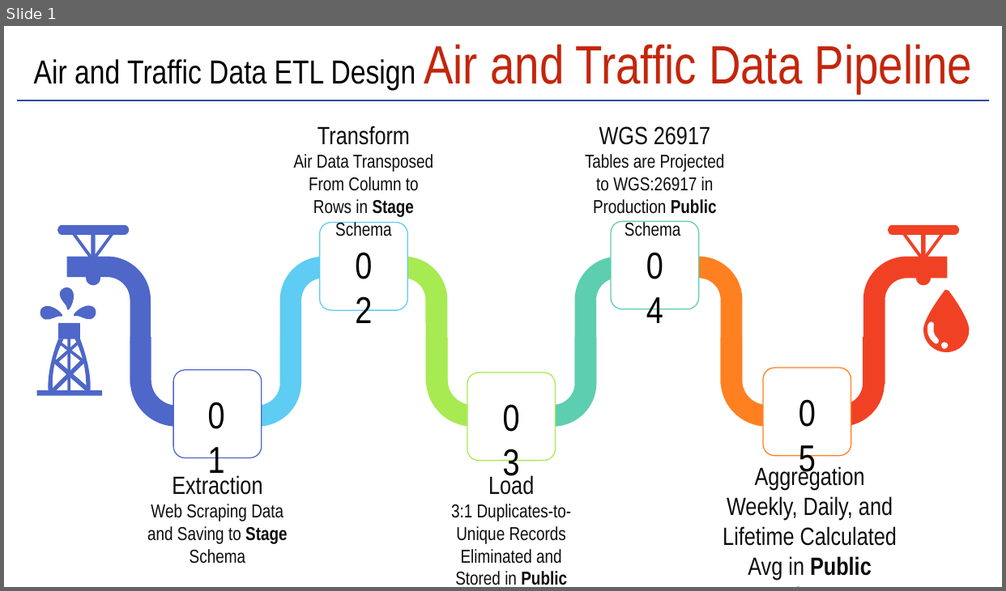
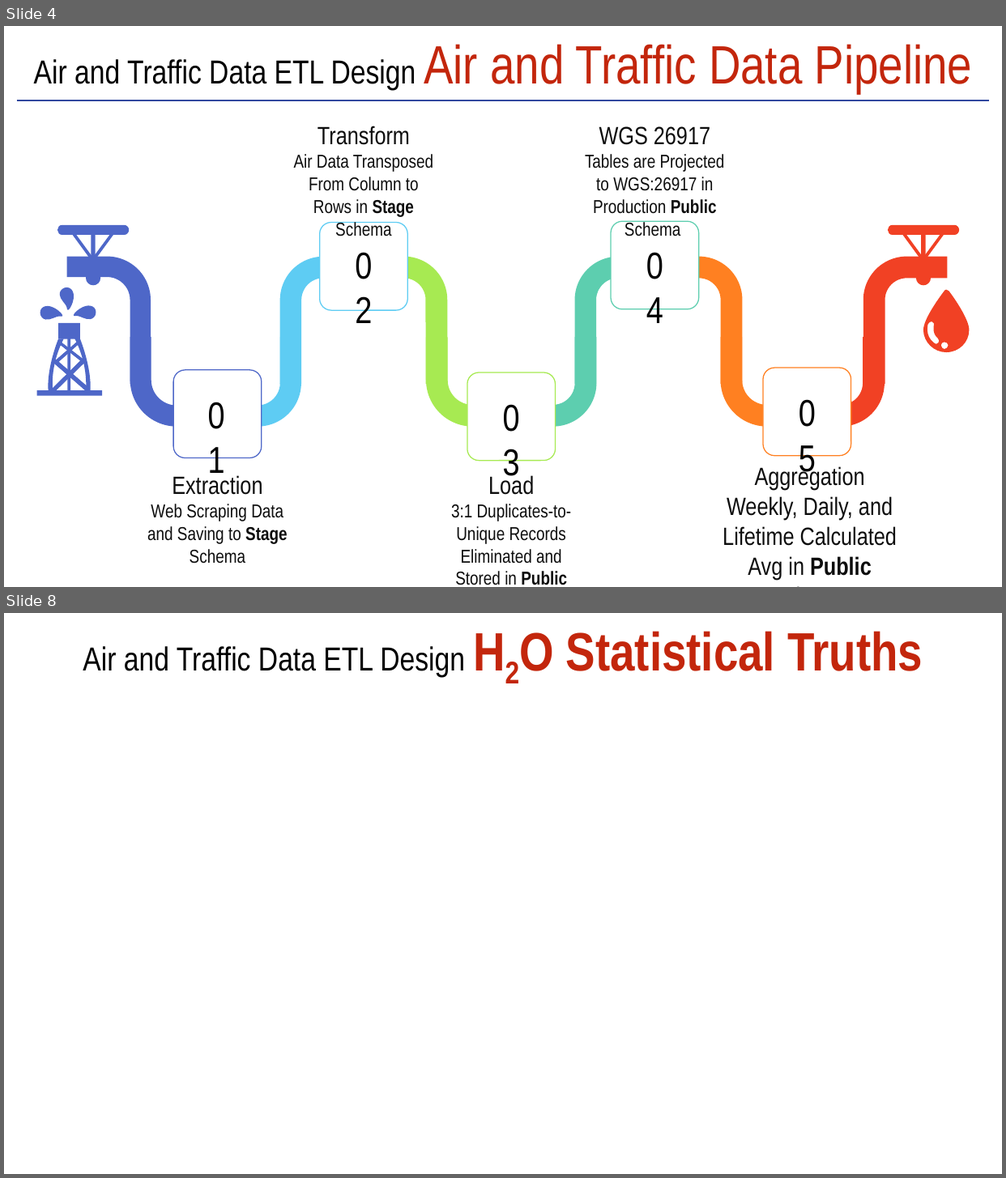
Before and after one commit to shalabyamr/Web_Maps_with_Auto_ML_Forecasts, a slide deck: Report/Pipeline_Process.pptx. Shown one above the other, each under a label of ours: slide 1 before the commit, slides 4 and 8 after it; the slides between them are not shown. The pictures are 1006x591 and 1006x1178 pixels, drawn with LibreOffice and Linux fonts; fonts in the diff are those of the drawing. Boxes give left, top, right and bottom in pixels: in the first picture for what was removed or moved away, otherwise in the second. Text is boxed around its words. In the diff, an @@ line names an element or a change of style, - is before the commit and + after.

```diff
--- a/Report/Pipeline_Process.pptx
+++ b/Report/Pipeline_Process.pptx
@@ slide 8 added at (4, 613, 1002, 1174), background #FFFFFF @@
@@ text added at (83, 631, 923, 676), 32 pt, text #000000 @@
+Air and Traffic Data ETL Design H2O Statistical Truths
@@ what was slide 1 is now slide 4 @@
```
Also in this commit, not shown: 2 slides changed, 4 other slides added, 1 slide removed.
